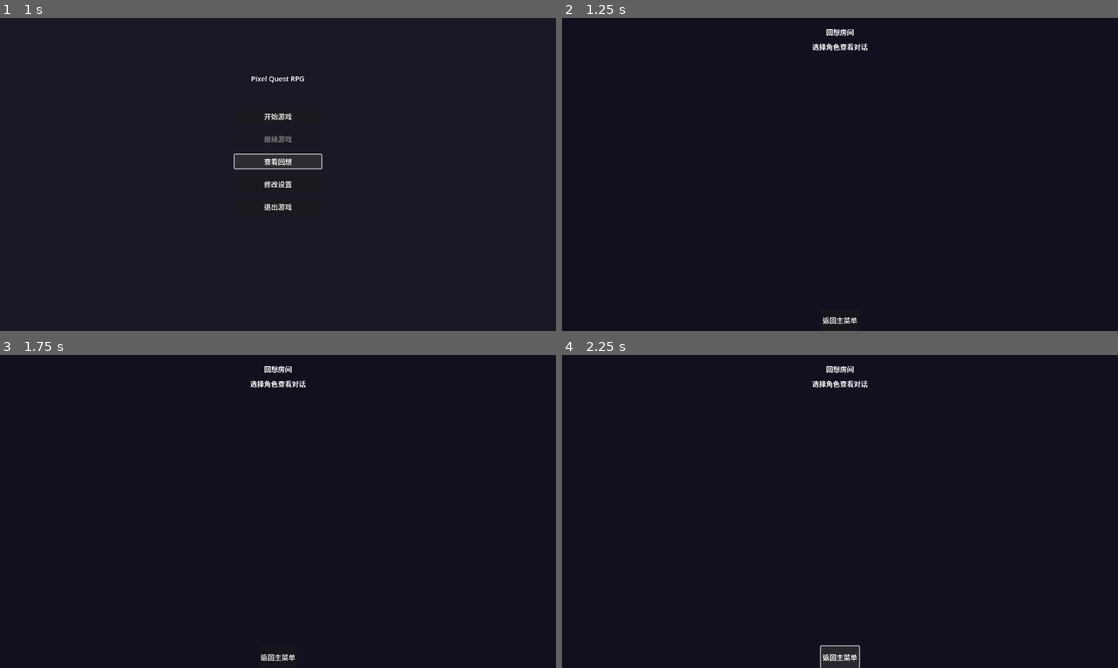
Above: before the commit, frames 1-4 (two rows, left to right).
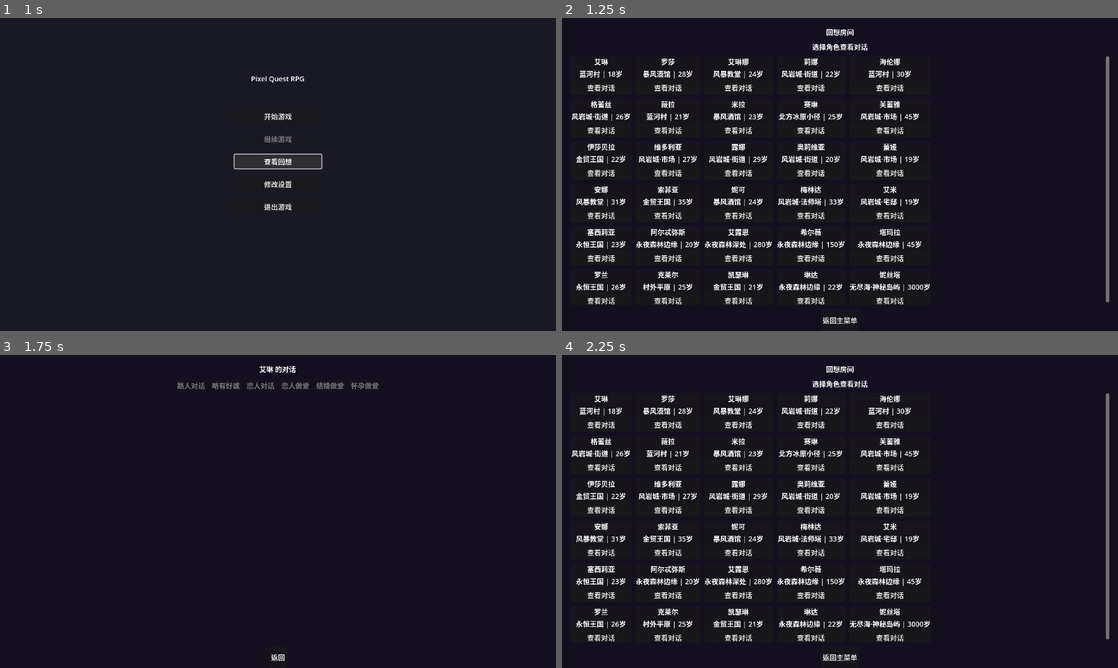
Above: after the commit, the same moments.

Repository: yfh349958021/pixel-quest-rpg
Game: Godot game, scene res://scenes/MainMenu.tscn
Two runs of this game, one before a commit and one after it. Both use one fixed random seed, a clock stepped at 60 frames per second and the inputs below.
Inputs (mouse positions are in pixels of both pictures, inside the frame that each line leads up to):
- Up to frame 1 (1 s): click "查看回想" at 0.5 s
- Up to frame 2 (1.25 s): no input
- Up to frame 3 (1.75 s): click (38, 423) at 1.25 s, where only the run after the commit has a clickable "查看对话"
- Up to frame 4 (2.25 s): click "返回主菜单" (after the commit: "返回") at 2 s

Frame 1 is identical in both runs. In frame 2, 8.6% of the frame differs, in the area x 1-99%, y 12-92%; in frame 3, 0.7%; in frame 4, 8.7%, in the area x 1-99%, y 12-100%.
Error before the commit: Invalid access to property or key 'pressed' on a base object of type 'null instance'. (res://src/ui/recall_room.gd:42)

Commit message:
fix: 回想房间返回失效+对话不显示
Bug1: RecallRoom/RecallDialogue的BtnBack路径错误
- @onready $VBoxContainer/HBox/BtnBack → $HBox/BtnBack
- HBox是场景根节点子节点，不在VBoxContainer内

Bug2: 对话内容不显示
- _parse_dialogue正则期望{{talk:N}}{{...}}但文件格式是{{talk:N}{...}}
- get_max_talk_count正则同样修复
- 使用贪婪匹配+DOTALL确保多行对话正确捕获

Diff:
--- a/src/autoload/dialogue_manager.gd
+++ b/src/autoload/dialogue_manager.gd
@@ -151,7 +151,7 @@
 	var lines: Array = []
 	var name_map: Dictionary = _extract_name_map(content)
 	var talk_pattern: RegEx = RegEx.new()
-	talk_pattern.compile("\\{\\{talk\\s*:\\s*" + str(talk_index) + "\\}\\{(.*?)\\}\\}")
+	talk_pattern.compile("\\{\\{talk\\s*:\\s*" + str(talk_index) + "\\}\\{(.*?)\\}\\}(?=,|$)")
 	var talk_match: RegExMatch = talk_pattern.search(content)
 	if not talk_match:
 		return []
--- a/src/ui/recall_dialogue.gd
+++ b/src/ui/recall_dialogue.gd
@@ -4,7 +4,7 @@
 @onready var npc_title: Label = $VBoxContainer/NPCTitle
 @onready var phase_buttons: HBoxContainer = $VBoxContainer/PhaseButtons
 @onready var dialogue_area: VBoxContainer = $VBoxContainer/ScrollContainer/DialogueArea
-@onready var btn_back: Button = $VBoxContainer/HBox/BtnBack
+@onready var btn_back: Button = $HBox/BtnBack
 
 var _npc_name: String = ""
 var _current_phase: int = 1
--- a/src/ui/recall_room.gd
+++ b/src/ui/recall_room.gd
@@ -3,7 +3,7 @@
 
 @onready var scroll: ScrollContainer = $VBoxContainer/ScrollContainer
 @onready var grid: GridContainer = $VBoxContainer/ScrollContainer/NPCCardGrid
-@onready var btn_back: Button = $VBoxContainer/HBox/BtnBack
+@onready var btn_back: Button = $HBox/BtnBack
 
 var _core_npcs: Array = [
 	{"name": "艾琳", "map": "蓝河村", "age": "18"},
